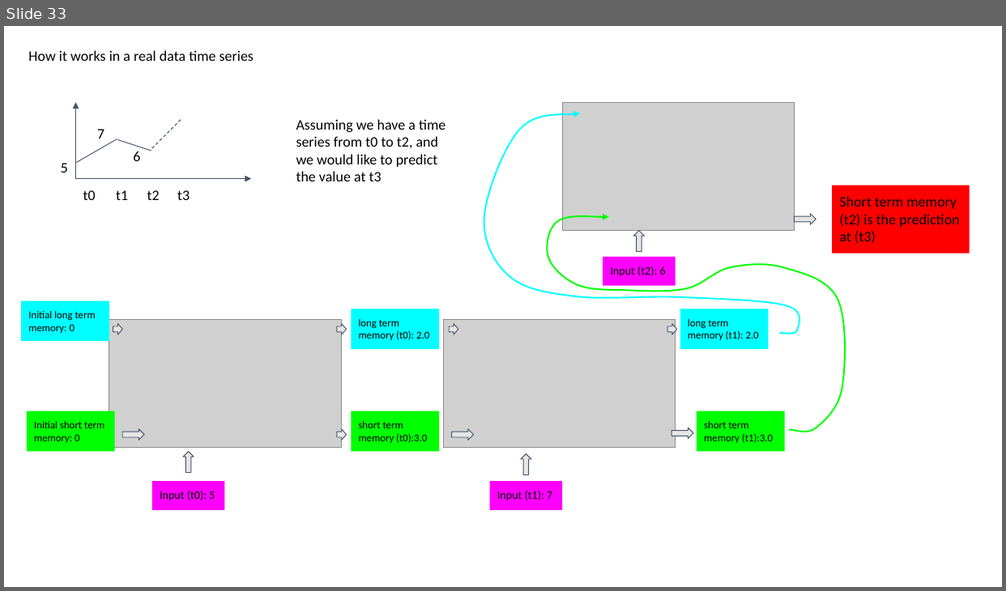
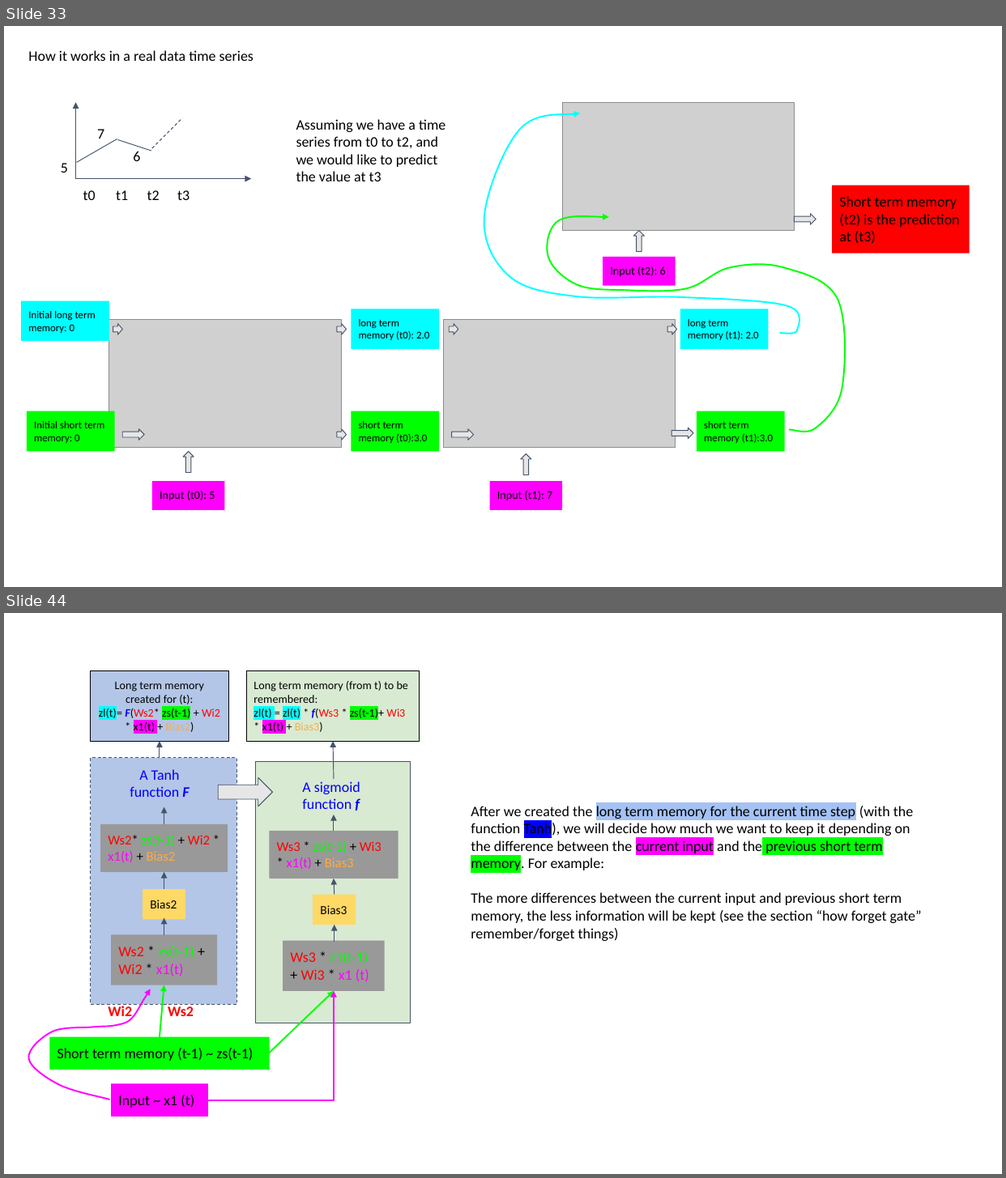
Before and after one commit to jzanetti/Sijin_ML, a slide deck: docs/source/deep_learning/slides/rnn_lstm.pptx. Shown one above the other, each under a label of ours: slide 33 before the commit, slides 33 and 44 after it; the slides between them are not shown. The pictures are 1006x591 and 1006x1178 pixels, drawn with LibreOffice and Linux fonts; fonts in the diff are those of the drawing; grey boxes stand for pictures. Boxes give left, top, right and bottom in pixels: in the first picture for what was removed or moved away, otherwise in the second. Text is boxed around its words. In the diff, an @@ line names an element or a change of style, - is before the commit and + after.

```diff
--- a/docs/source/deep_learning/slides/rnn_lstm.pptx
+++ b/docs/source/deep_learning/slides/rnn_lstm.pptx
@@ slide 44 added at [4, 613, 1002, 1174], background #FFFFFF @@
@@ rectangle added at [91, 671, 228, 741], fill #B3C6E7, outline #000000 0.75 pt, 11 pt, text #000000 @@
+Long term memory created for (t):
+zl(t)= F(Ws2* zs(t-1) + Wi2 * x1(t) + Bias2)
@@ rectangle added at [246, 671, 420, 741], fill #D9EAD3, outline #000000 0.75 pt, 11 pt, text #000000 @@
+Long term memory (from t) to be remembered:
+zl(t) = zl(t) * f(Ws3 * zs(t-1)+ Wi3 * x1(t) + Bias3)
@@ rectangle added at [91, 758, 236, 1005], fill #B3C6E7, outline #44546A 0.75 pt dashed @@
@@ arrow added from (160, 758) to (160, 741), #44546A 0.75 pt @@
@@ arrow added from (334, 779) to (333, 741), #44546A 0.75 pt @@
@@ text added at [130, 769, 189, 797], 14 pt, text #0000FF @@
+A Tanh function F
@@ right arrow added at [218, 777, 273, 806], fill #E7E6E6, outline #44546A 0.75 pt @@
@@ rectangle added at [256, 762, 410, 1023], fill #D9EAD3, outline #44546A 0.75 pt @@
@@ text added at [302, 781, 360, 811], 14 pt, text #0000FF @@
+A sigmoid function f
@@ arrow added from (164, 824) to (164, 807), #44546A 0.75 pt @@
@@ text added at [471, 806, 922, 941], 14 pt, text #000000 @@
+After we created the long term memory for the current time step (with the function Tanh), we will decide how much we want to keep it depending on the difference between the current input and the previous short term memory. For example:
+The more differences between the current input and previous short term memory, the less information will be kept (see the section “how forget gate” remember/forget things)
@@ rectangle added at [100, 824, 228, 872], fill #999999, 13 pt, text #00FF00 @@
+Ws2* zs(t-1) + Wi2 * x1(t) + Bias2
@@ rectangle added at [269, 831, 398, 879], fill #999999, 13 pt, text #00FF00 @@
+Ws3 * zs(t-1) + Wi3 * x1(t) + Bias3
@@ arrow added from (334, 831) to (334, 815), #44546A 0.75 pt @@
@@ arrow added from (164, 889) to (164, 872), #44546A 0.75 pt @@
@@ arrow added from (334, 895) to (334, 879), #44546A 0.75 pt @@
@@ rectangle added at [143, 889, 185, 919], fill #FFD966, 12 pt, text #000000 @@
+Bias2
@@ rectangle added at [313, 895, 356, 924], fill #FFD966, 12 pt, text #000000 @@
+Bias3
@@ arrow added from (164, 935) to (164, 918), #44546A 0.75 pt @@
@@ arrow added from (334, 943) to (334, 925), #44546A 0.75 pt @@
@@ rectangle added at [111, 935, 217, 985], fill #999999, 14 pt, text #00FF00 @@
+Ws2 * zs(t-1) + Wi2 * x1(t)
@@ rectangle added at [283, 941, 385, 991], fill #999999, 14 pt, text #00FF00 @@
+Ws3 * z1(t-1) + Wi3 * x1 (t)
@@ freeform shape added at [28, 989, 151, 1100], outline #FF00FF 1.5 pt @@
@@ arrow added from (160, 1037) to (164, 985), #00FF00 1.5 pt @@
@@ elbow arrow added from (207, 1101) to (334, 991), #FF00FF 1.5 pt @@
@@ arrow added from (269, 1054) to (334, 991), #00FF00 1.5 pt @@
@@ text added at [108, 1004, 132, 1020], 14 pt, text #FF0000, bold @@
+Wi2
@@ text added at [168, 1004, 194, 1016], 14 pt, text #FF0000, bold @@
+Ws2
@@ rectangle added at [49, 1037, 270, 1071], fill #00FF00, 14 pt, text #000000 @@
+Short term memory (t-1) ~ zs(t-1)
@@ rectangle added at [111, 1084, 207, 1117], fill #FF00FF, 14 pt, text #000000 @@
+Input ~ x1 (t)
```
Also in this commit, not shown: 13 other slides added, 2 other files.
